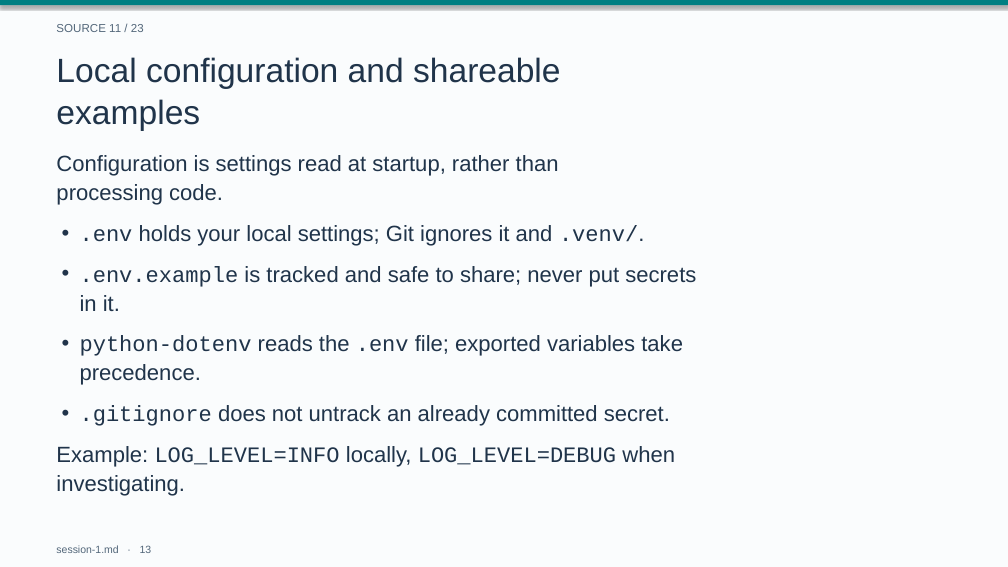
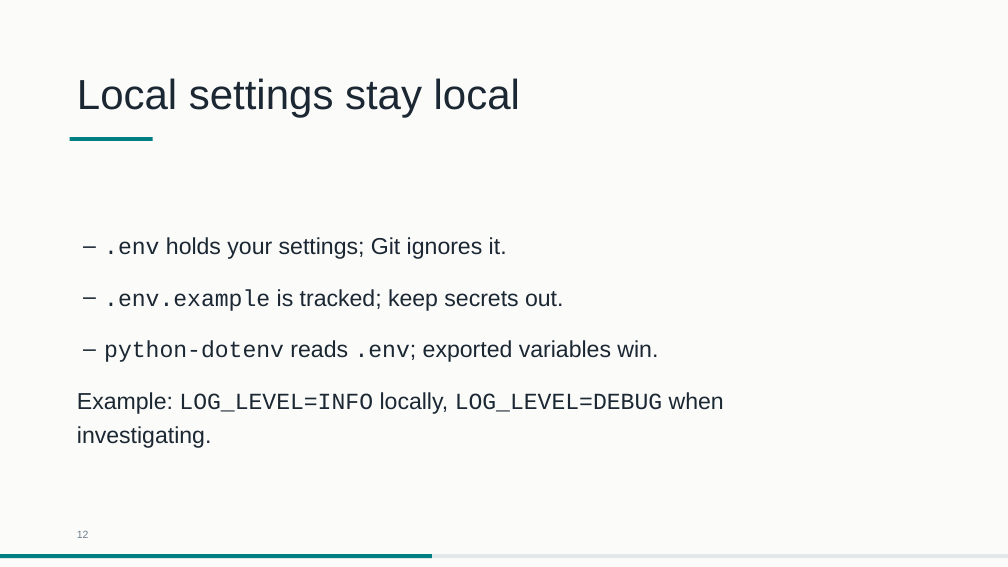
Before and after one commit to drweihungpan-lab/3R-teaching, a slide deck: slide 12 of materials/slides/session-1.pptx (slide 13 before the commit). Drawn at 1008x567 pixels with LibreOffice and Linux fonts; fonts in the diff are those of the drawing. Boxes give left, top, right and bottom in pixels: in the first picture for what was removed or moved away, otherwise in the second. Text is boxed around its words. In the diff, an @@ line names an element or a change of style, - is before the commit and + after.

```diff
--- a/materials/slides/session-1.pptx
+++ b/materials/slides/session-1.pptx
@@ background #FAFCFD to #FBFBF9 @@
@@ rectangle removed at bbox=[0, 0, 1008, 5] @@
@@ text removed at bbox=[56, 24, 144, 32] @@
-SOURCE 11 / 23
@@ text at bbox=[77, 78, 520, 117]: text changed; size 32 to 40 pt; text colour #20344A to #1B2733 @@
-Local configuration and shareable
-examples
+Local settings stay local
@@ rectangle added at bbox=[70, 137, 153, 141], fill #007F82 @@
@@ text removed at bbox=[56, 155, 559, 205] @@
-Configuration is settings read at startup, rather than
-processing code.
@@ text at bbox=[104, 237, 507, 259]: text changed; size 21 to 22 pt; text colour #20344A to #1B2733 @@
-• .env holds your local settings; Git ignores it and .venv/.
+– .env holds your settings; Git ignores it.
@@ text at bbox=[104, 289, 563, 311]: text changed; size 21 to 22 pt; text colour #20344A to #1B2733 @@
-• .env.example is tracked and safe to share; never put secrets
-  in it.
+– .env.example is tracked; keep secrets out.
@@ text at bbox=[104, 340, 658, 362]: text changed; size 21 to 22 pt; text colour #20344A to #1B2733 @@
-• python-dotenv reads the .env file; exported variables take
-  precedence.
+– python-dotenv reads .env; exported variables win.
@@ text "Example: LOG_LEVEL=INFO locally, LOG_LEVEL=DEBUG when ...": place and size @@
-text "Example: LOG_LEVEL=INFO locally, LOG_LEVEL=DEBUG when ..." at bbox=[56, 446, 675, 496]
+text "Example: LOG_LEVEL=INFO locally, LOG_LEVEL=DEBUG when ..." at bbox=[77, 392, 724, 448]
@@ text "Example: LOG_LEVEL=INFO locally, LOG_LEVEL=DEBUG when ..." at bbox=[77, 392, 724, 448]: size 21 to 22 pt, text colour #20344A to #1B2733; line spacing 27.7pt to 33pt @@
@@ text removed at bbox=[80, 405, 670, 426] @@
-• .gitignore does not untrack an already committed secret.
@@ text added at bbox=[77, 530, 89, 538], 10 pt, text #6E7F8D @@
+12
@@ rectangle added at bbox=[0, 554, 1008, 559], fill #E2E7EA @@
@@ rectangle added at bbox=[0, 554, 432, 559], fill #007F82 @@
@@ text removed at bbox=[56, 545, 152, 553] @@
-session-1.md · 13
```
Also in this commit, not shown: 16 other slides changed, 11 slides added, 12 slides removed, 4 other files.
